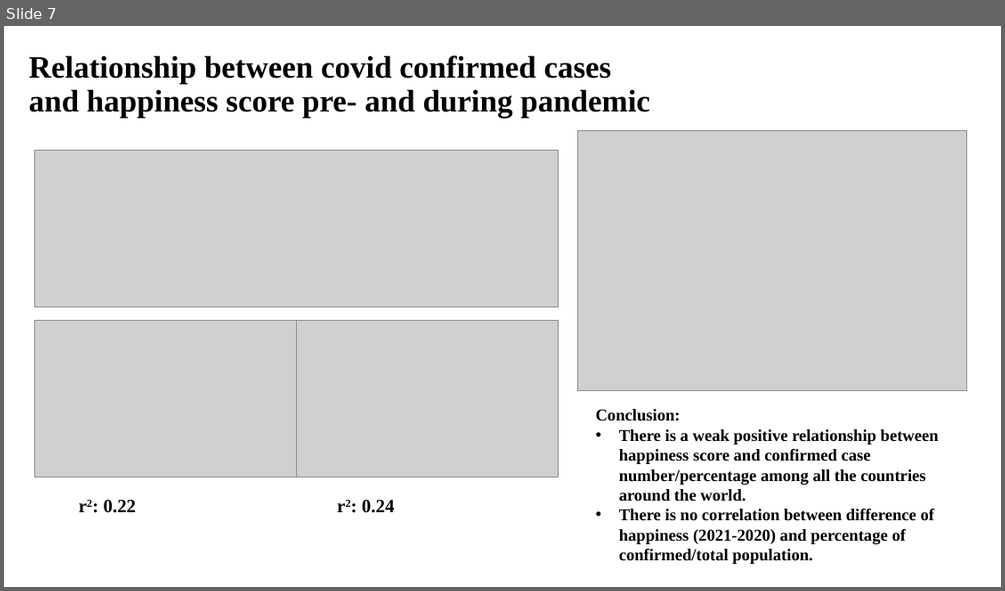
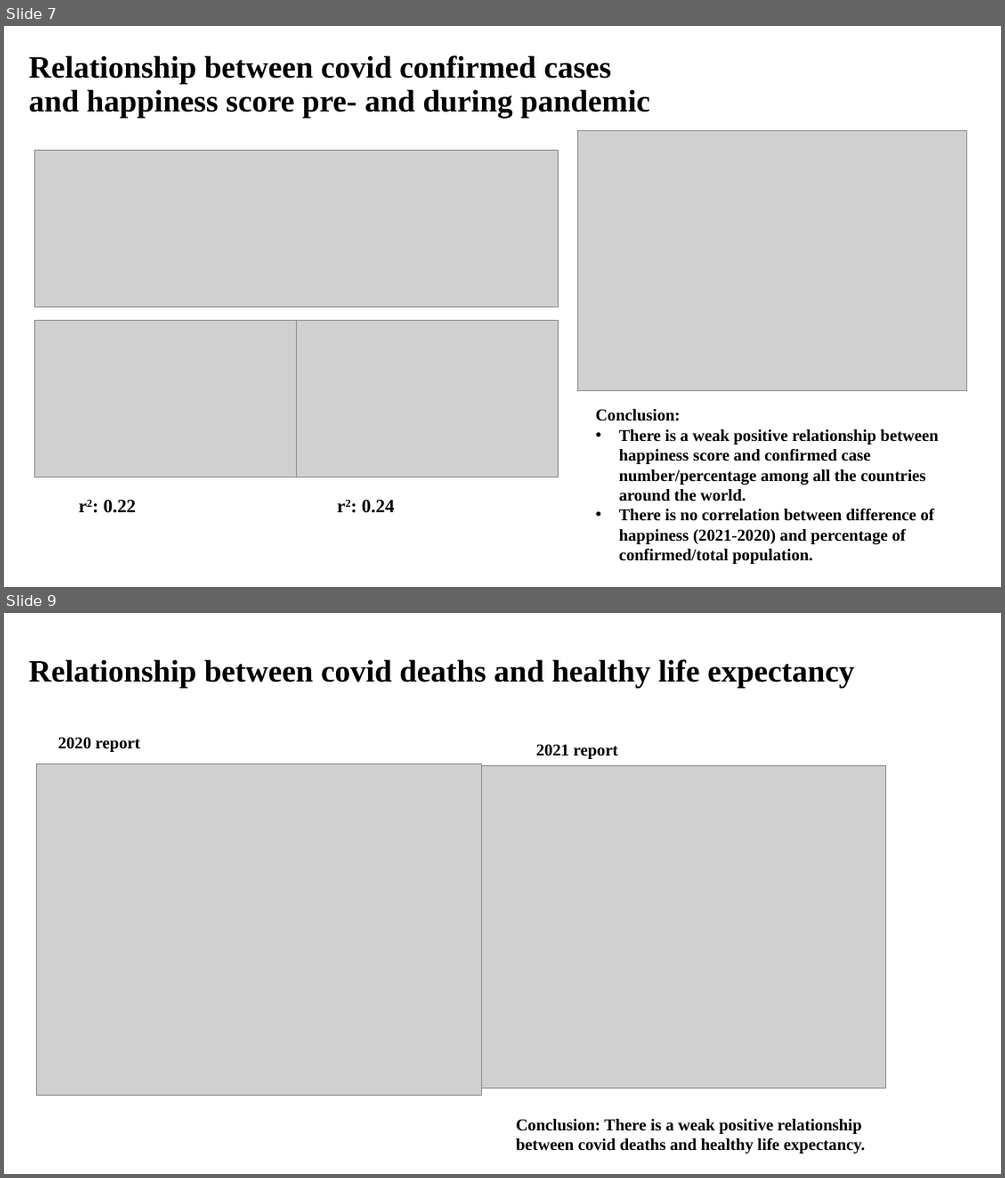
Before and after one commit to maxkrueger96/NU-Bootcamp-Data-Science-1, a slide deck: project_one.pptx. Shown one above the other, each under a label of ours: slide 7 before the commit, slides 7 and 9 after it; the slides between them are not shown. The pictures are 1005x591 and 1005x1178 pixels, drawn with LibreOffice and Linux fonts; fonts in the diff are those of the drawing; grey boxes stand for pictures. Boxes give left, top, right and bottom in pixels: in the first picture for what was removed or moved away, otherwise in the second. Text is boxed around its words. In the diff, an @@ line names an element or a change of style, - is before the commit and + after.

```diff
--- a/project_one.pptx
+++ b/project_one.pptx
@@ slide 9 added at (4,613,1001,1174), background #FFFFFF @@
@@ text added at (29,659,854,689), 30 pt, text #000000, bold @@
+Relationship between covid deaths and healthy life expectancy
@@ text added at (58,737,140,752), 16 pt, text #000000, bold @@
+2020 report
@@ text added at (536,744,618,759), 16 pt, text #000000, bold @@
+2021 report
@@ picture added at (37,763,481,1094) @@
@@ picture added at (467,765,886,1088) @@
@@ text added at (516,1119,865,1153), 16 pt, text #000000, bold @@
+Conclusion: There is a weak positive relationship between covid deaths and healthy life expectancy.
```
Also in this commit, not shown: 1 slide changed, 1 other slide added, 1 other file.
